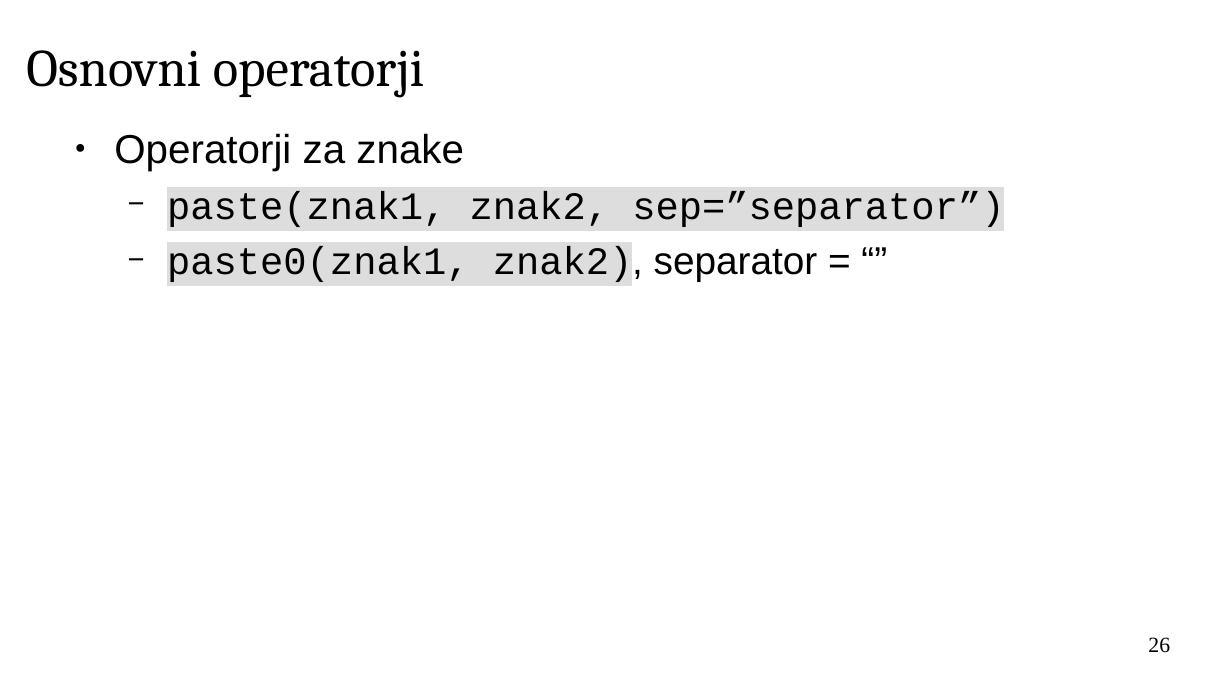
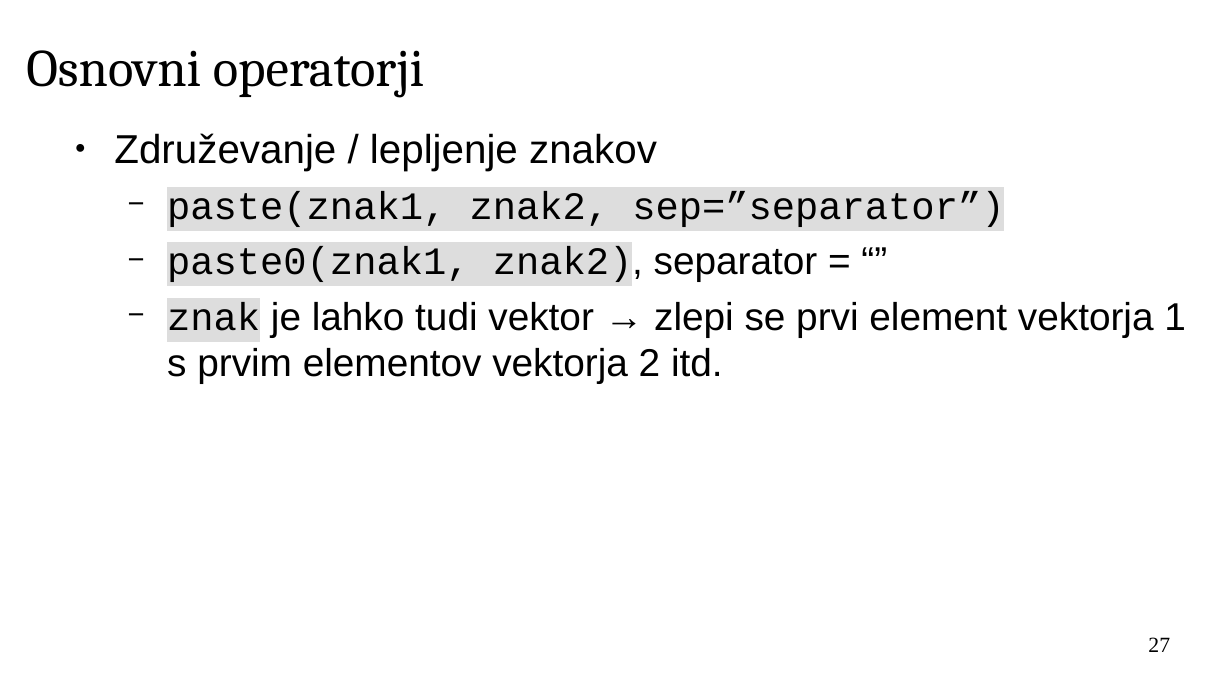
Before and after one commit to janaobsteter/R_tecaj, a slide deck: slide 27 of IT_Rtecaj.odp (slide 26 before the commit). Drawn at 1232x693 pixels with LibreOffice and Linux fonts; fonts in the diff are those of the drawing; background and template pictures are left out. Boxes give left, top, right and bottom in pixels: in the first picture for what was removed or moved away, otherwise in the second. Text is boxed around its words. In the diff, an @@ line names an element or a change of style, - is before the commit and + after.

```diff
--- a/IT_Rtecaj.odp
+++ b/IT_Rtecaj.odp
@@ text at box(114, 133, 657, 171): text changed @@
-● Operatorji za znake
+● Združevanje / lepljenje znakov
@@ text at box(167, 302, 1186, 384): paragraph added @@
+  − znak je lahko tudi vektor → zlepi se prvi element vektorja 1 s prvim elementov vektorja 2 itd.
@@ page number at box(1148, 637, 1170, 652): text changed @@
-26
+27
```
Also in this commit, not shown: 12 other slides changed, 3 slides added.
